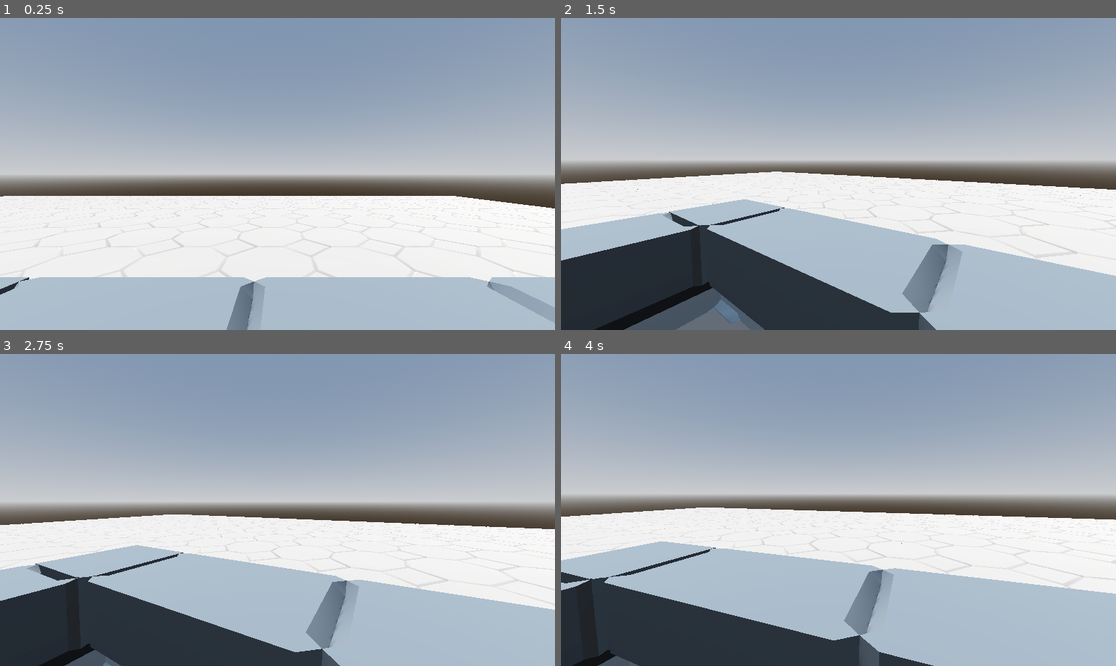
Above: before the commit, frames 1-4 (two rows, left to right).
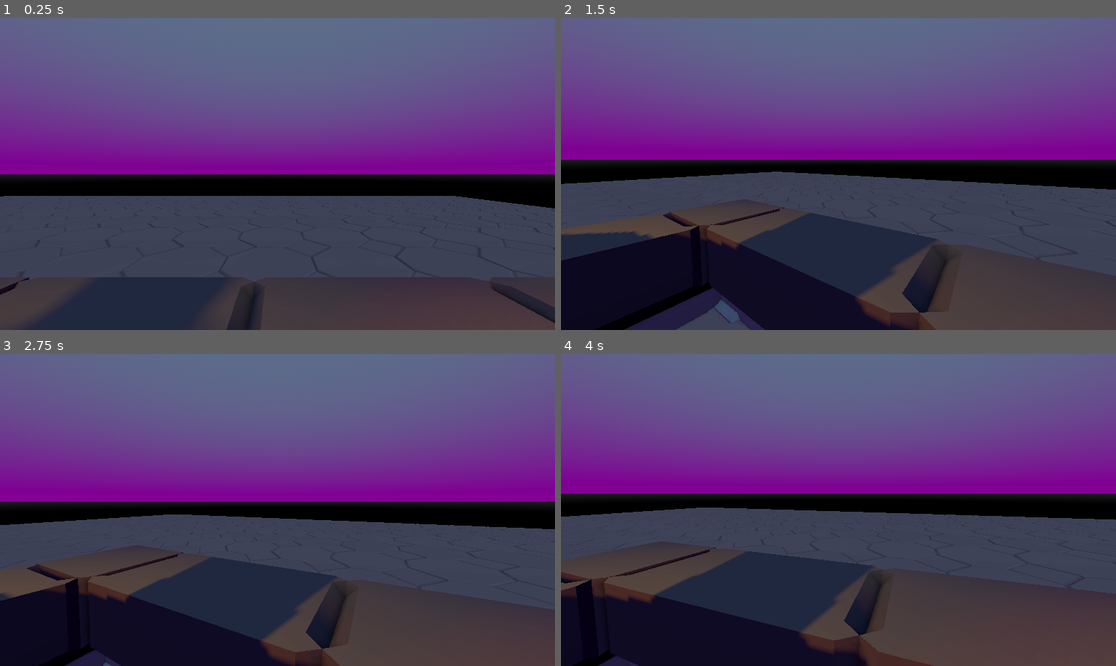
Above: after the commit, the same moments.

Repository: pkupilas/Godot-Games
Game: Godot game, scene res://Scenes/Main.tscn
The game is run twice, just before and just after one commit, with the same random seed, the same clock (stepped at 60 frames per second) and the same inputs.
Inputs (mouse positions are in pixels of both pictures, inside the frame that each line leads up to):
- Up to frame 1 (0.25 s): no input
- Up to frame 2 (1.5 s): tap Enter (ui_accept) at 0.5, 0.77, 1.25 s; move the mouse to (960, 158) at 0.52 s; hold Right (ui_right) 0.53-1.28 s; click (960, 158) at 0.67 s; move the mouse to (810, 174) at 1.27 s; hold Up (ui_up) from 1.28 s (still down)
- Up to frame 3 (2.75 s): keep holding Up (ui_up); tap Enter (ui_accept) at 1.52, 2 s; move the mouse to (288, 503) at 2.02 s
- Up to frame 4 (4 s): keep holding Up (ui_up); tap Enter (ui_accept) at 2.75, 3.02, 3.5, 3.77 s; move the mouse to (832, 516) at 2.77 s; click (832, 516) at 2.92 s; move the mouse to (877, 513) at 3.52 s

The runs differ from the first frame. In frame 1, 100% of the frame differs, in the area x 0-100%, y 0-100%; in frame 2, 99%; in frame 3, 99%; in frame 4, 99%.

Commit message:
[ProjectBeta] Tweaked enviro.

Diff:
--- a/project-beta/Scenes/Main.tscn
+++ b/project-beta/Scenes/Main.tscn
@@ -14,8 +14,10 @@
 [ext_resource type="PackedScene" uid="uid://sat4hmbjbgtt" path="res://Scenes/Ceiling.tscn" id="12_grg3l"]
 
 [sub_resource type="ProceduralSkyMaterial" id="ProceduralSkyMaterial_c1w88"]
-sky_horizon_color = Color(0.66224277, 0.6717428, 0.6867428, 1)
-ground_horizon_color = Color(0.66224277, 0.6717428, 0.6867428, 1)
+sky_top_color = Color(0.283443, 0.3438153, 0.42068967, 1)
+sky_horizon_color = Color(0.40445542, 0.00026428595, 0.45578885, 1)
+ground_bottom_color = Color(0, 0, 0, 1)
+ground_horizon_color = Color(0.12270645, 0.12611267, 0.13293311, 1)
 
 [sub_resource type="Sky" id="Sky_r150o"]
 sky_material = SubResource("ProceduralSkyMaterial_c1w88")
@@ -24,6 +26,7 @@
 background_mode = 2
 sky = SubResource("Sky_r150o")
 tonemap_mode = 2
+ssao_enabled = true
 glow_enabled = true
 
 [node name="Main" type="Node3D" unique_id=1119150938]
@@ -32,7 +35,8 @@
 environment = SubResource("Environment_idj7w")
 
 [node name="DirectionalLight3D" type="DirectionalLight3D" parent="." unique_id=251144721]
-transform = Transform3D(-0.8660254, -0.43301278, 0.25, 0, 0.49999997, 0.86602545, -0.50000006, 0.75, -0.43301266, 0, 0, 0)
+transform = Transform3D(-0.8660254, -0.43301278, 0.25, 0, 0.49999997, 0.86602545, -0.50000006, 0.75, -0.43301266, 21.7, 15.8, -5.6)
+light_color = Color(0, 0, 0, 1)
 shadow_enabled = true
 
 [node name="Floor" type="CSGBox3D" parent="." unique_id=365982178]
@@ -229,19 +233,19 @@
 [node name="Torch" parent="Props" unique_id=1409083316 instance=ExtResource("6_grg3l")]
 transform = Transform3D(-4.371139e-08, 0, 1, 0, 1, 0, -1, 0, -4.371139e-08, 0.30000004, 1.8000002, 8.6)
 
-[node name="Torch3" parent="Props" unique_id=414345142 instance=ExtResource("6_grg3l")]
+[node name="Torch3" parent="Props" unique_id=1505014620 instance=ExtResource("6_grg3l")]
 transform = Transform3D(-4.371139e-08, 0, 1, 0, 1, 0, -1, 0, -4.371139e-08, -3.5, 1.8000002, 5.2000003)
 
-[node name="Torch6" parent="Props" unique_id=1724866460 instance=ExtResource("6_grg3l")]
+[node name="Torch6" parent="Props" unique_id=525708291 instance=ExtResource("6_grg3l")]
 transform = Transform3D(-1, 0, -8.742278e-08, 0, 1, 0, 8.742278e-08, 0, -1, -3.5, 1.8000002, 12.000002)
 
-[node name="Torch4" parent="Props" unique_id=1702388181 instance=ExtResource("6_grg3l")]
+[node name="Torch4" parent="Props" unique_id=1425967322 instance=ExtResource("6_grg3l")]
 transform = Transform3D(-4.371139e-08, 0, 1, 0, 1, 0, -1, 0, -4.371139e-08, -10.800001, 1.8000002, 6.7000003)
 
-[node name="Torch5" parent="Props" unique_id=608543155 instance=ExtResource("6_grg3l")]
+[node name="Torch5" parent="Props" unique_id=855686899 instance=ExtResource("6_grg3l")]
 transform = Transform3D(-4.371139e-08, 0, 1, 0, 1, 0, -1, 0, -4.371139e-08, -10.800001, 1.8000002, 11)
 
-[node name="Torch2" parent="Props" unique_id=1479485580 instance=ExtResource("6_grg3l")]
+[node name="Torch2" parent="Props" unique_id=1097698527 instance=ExtResource("6_grg3l")]
 transform = Transform3D(-4.371139e-08, 0, 1, 0, 1, 0, -1, 0, -4.371139e-08, 0.30000004, 1.8000002, 4)
 
 [node name="TableMedium" parent="Props" unique_id=775655583 instance=ExtResource("7_grg3l")]
@@ -559,26 +563,26 @@
 [node name="Ceiling" parent="Ceilings" unique_id=1189167304 instance=ExtResource("12_grg3l")]
 transform = Transform3D(1, 0, 0, 0, 1, 0, 0, 0, 1, -9.4, 7.5000005, 2.5999997)
 
-[node name="Ceiling2" parent="Ceilings" unique_id=1089019281 instance=ExtResource("12_grg3l")]
+[node name="Ceiling2" parent="Ceilings" unique_id=318593671 instance=ExtResource("12_grg3l")]
 transform = Transform3D(1, 0, 0, 0, 1, 0, 0, 0, 1, -5.3999996, 7.5000005, 2.5999997)
 
-[node name="Ceiling3" parent="Ceilings" unique_id=1039530733 instance=ExtResource("12_grg3l")]
+[node name="Ceiling3" parent="Ceilings" unique_id=488436760 instance=ExtResource("12_grg3l")]
 transform = Transform3D(1, 0, 0, 0, 1, 0, 0, 0, 1, -1.3999996, 7.5000005, 2.5999997)
 
-[node name="Ceiling4" parent="Ceilings" unique_id=1229458784 instance=ExtResource("12_grg3l")]
+[node name="Ceiling4" parent="Ceilings" unique_id=1336977392 instance=ExtResource("12_grg3l")]
 transform = Transform3D(1, 0, 0, 0, 1, 0, 0, 0, 1, -9.4, 7.5000005, 6.6)
 
-[node name="Ceiling5" parent="Ceilings" unique_id=86955082 instance=ExtResource("12_grg3l")]
+[node name="Ceiling5" parent="Ceilings" unique_id=1067412235 instance=ExtResource("12_grg3l")]
 transform = Transform3D(1, 0, 0, 0, 1, 0, 0, 0, 1, -5.3999996, 7.5000005, 6.6)
 
-[node name="Ceiling6" parent="Ceilings" unique_id=576432985 instance=ExtResource("12_grg3l")]
+[node name="Ceiling6" parent="Ceilings" unique_id=733083274 instance=ExtResource("12_grg3l")]
 transform = Transform3D(1, 0, 0, 0, 1, 0, 0, 0, 1, -1.3999996, 7.5000005, 6.6)
 
-[node name="Ceiling7" parent="Ceilings" unique_id=1422312086 instance=ExtResource("12_grg3l")]
+[node name="Ceiling7" parent="Ceilings" unique_id=516217866 instance=ExtResource("12_grg3l")]
 transform = Transform3D(1, 0, 0, 0, 1, 0, 0, 0, 1, -9.4, 7.5000005, 10.599999)
 
-[node name="Ceiling8" parent="Ceilings" unique_id=1634059173 instance=ExtResource("12_grg3l")]
+[node name="Ceiling8" parent="Ceilings" unique_id=1761074242 instance=ExtResource("12_grg3l")]
 transform = Transform3D(1, 0, 0, 0, 1, 0, 0, 0, 1, -5.3999996, 7.5000005, 10.599999)
 
-[node name="Ceiling9" parent="Ceilings" unique_id=717924428 instance=ExtResource("12_grg3l")]
+[node name="Ceiling9" parent="Ceilings" unique_id=709413950 instance=ExtResource("12_grg3l")]
 transform = Transform3D(1, 0, 0, 0, 1, 0, 0, 0, 1, -1.3999996, 7.5000005, 10.599999)
--- a/project-beta/Scenes/Torch.tscn
+++ b/project-beta/Scenes/Torch.tscn
@@ -12,3 +12,8 @@
 [node name="CollisionShape3D" type="CollisionShape3D" parent="." unique_id=1786788624]
 transform = Transform3D(1, 0, 0, 0, 1, 0, 0, 0, 1, 0, 0.14999995, 0.32500002)
 shape = SubResource("BoxShape3D_lanxt")
+
+[node name="OmniLight3D" type="OmniLight3D" parent="." unique_id=1432378065]
+transform = Transform3D(1, 0, 0, 0, 1, 0, 0, 0, 1, 0, 0.5999999, 0.29999924)
+light_color = Color(1, 0.59607846, 0.1764706, 1)
+shadow_enabled = true
